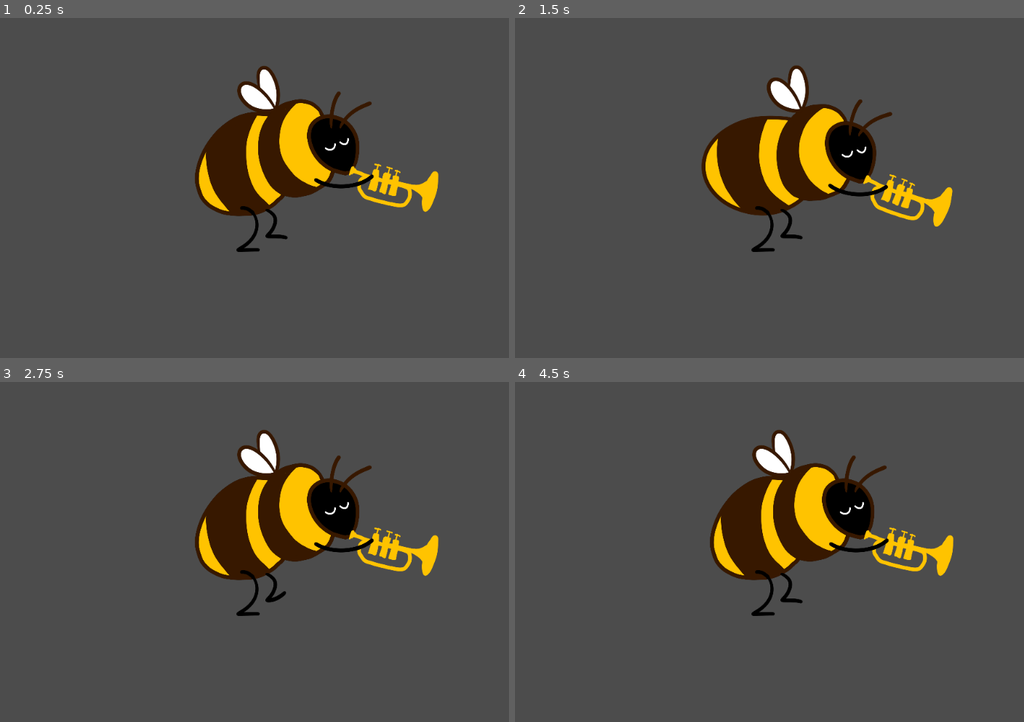
Above: before the commit, frames 1-4 (two rows, left to right).
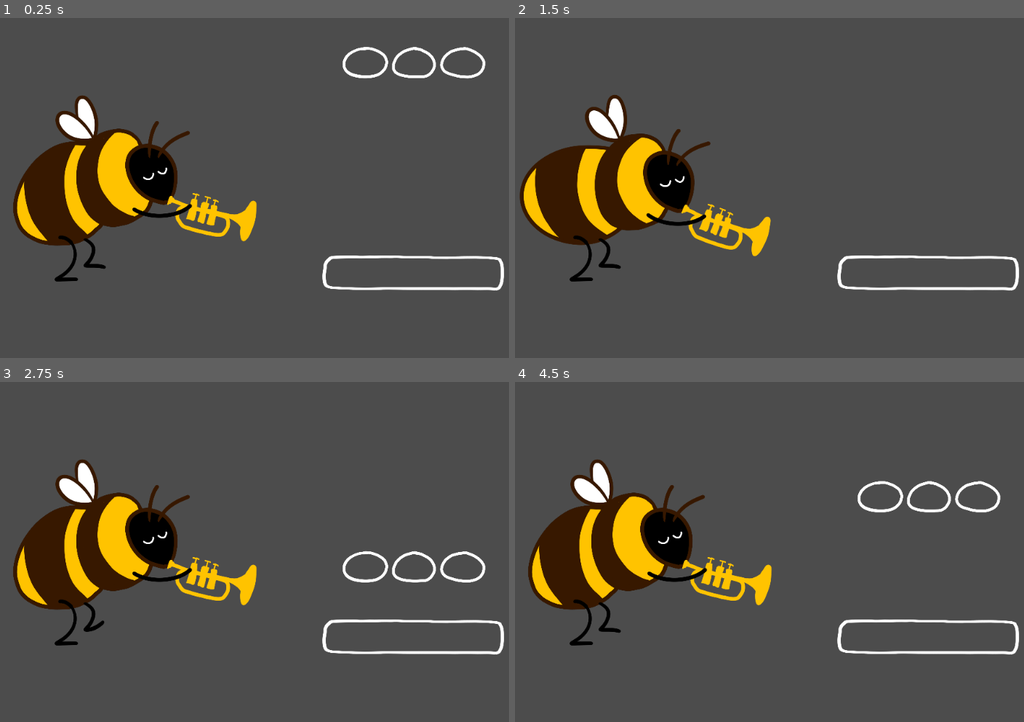
Above: after the commit, the same moments.

Repository: proximadams/Bee-Major
Game: Godot game, scene res://Scenes/MainScene.tscn
Two runs of this game, one before a commit and one after it. Both use one fixed random seed, a clock stepped at 60 frames per second and the inputs below. Before the commit the project starts from res://Scenes/Bee.tscn.
Inputs:
- Up to frame 1 (0.25 s): no input
- Up to frame 2 (1.5 s): no input
- Up to frame 3 (2.75 s): no input
- Up to frame 4 (4.5 s): tap Enter at 3.5 s

The runs differ from the first frame. In frame 1, 21% of the frame differs, in the area x 2-100%, y 8-81%; in frame 2, 21%, in the area x 0-100%, y 13-81%; in frame 3, 21%; in frame 4, 21%.

Commit message:
Mock valves to play

Diff:
--- a/MainScene.tscn
+++ /dev/null
@@ -1,3 +0,0 @@
-[gd_scene format=2]
-
-[node name="MainScene" type="Node2D"]
--- a/Scenes/Bee.tscn
+++ b/Scenes/Bee.tscn
@@ -305,7 +305,6 @@
 }
 
 [node name="Bee" type="Node2D"]
-position = Vector2( 600, 268 )
 
 [node name="AnimationPlayer" type="AnimationPlayer" parent="."]
 autoplay = "Dance"
--- /dev/null
+++ b/Scenes/MainScene.tscn
@@ -0,0 +1,109 @@
+[gd_scene load_steps=8 format=2]
+
+[ext_resource path="res://Scenes/Bee.tscn" type="PackedScene" id=1]
+[ext_resource path="res://Sprites/Valves/Target.png" type="Texture" id=2]
+[ext_resource path="res://Sprites/Valves/Finger1Hollow.png" type="Texture" id=3]
+[ext_resource path="res://Sprites/Valves/Finger2Hollow.png" type="Texture" id=4]
+[ext_resource path="res://Sprites/Valves/Finger3Hollow.png" type="Texture" id=5]
+
+[sub_resource type="Animation" id=1]
+resource_name = "Mock"
+length = 2.0
+loop = true
+tracks/0/type = "value"
+tracks/0/path = NodePath("../Note:position")
+tracks/0/interp = 1
+tracks/0/loop_wrap = true
+tracks/0/imported = false
+tracks/0/enabled = true
+tracks/0/keys = {
+"times": PoolRealArray( 0, 1, 2 ),
+"transitions": PoolRealArray( 1, 1, 1 ),
+"update": 0,
+"values": [ Vector2( 0, -300 ), Vector2( 0, 3000 ), Vector2( 0, 6300 ) ]
+}
+tracks/1/type = "value"
+tracks/1/path = NodePath("../Note:modulate")
+tracks/1/interp = 1
+tracks/1/loop_wrap = true
+tracks/1/imported = false
+tracks/1/enabled = true
+tracks/1/keys = {
+"times": PoolRealArray( 0, 1, 1.1, 2 ),
+"transitions": PoolRealArray( 1, 1, 1, 1 ),
+"update": 0,
+"values": [ Color( 1, 1, 1, 1 ), Color( 1, 1, 1, 1 ), Color( 1, 1, 1, 0.0392157 ), Color( 1, 1, 1, 0.0392157 ) ]
+}
+
+[sub_resource type="Animation" id=2]
+length = 0.001
+tracks/0/type = "value"
+tracks/0/path = NodePath("../Note:position")
+tracks/0/interp = 1
+tracks/0/loop_wrap = true
+tracks/0/imported = false
+tracks/0/enabled = true
+tracks/0/keys = {
+"times": PoolRealArray( 0 ),
+"transitions": PoolRealArray( 1 ),
+"update": 0,
+"values": [ Vector2( 0, -300 ) ]
+}
+tracks/1/type = "value"
+tracks/1/path = NodePath("../Note:modulate")
+tracks/1/interp = 1
+tracks/1/loop_wrap = true
+tracks/1/imported = false
+tracks/1/enabled = true
+tracks/1/keys = {
+"times": PoolRealArray( 0 ),
+"transitions": PoolRealArray( 1 ),
+"update": 0,
+"values": [ Color( 1, 1, 1, 1 ) ]
+}
+tracks/2/type = "value"
+tracks/2/path = NodePath(".:scale")
+tracks/2/interp = 1
+tracks/2/loop_wrap = true
+tracks/2/imported = false
+tracks/2/enabled = true
+tracks/2/keys = {
+"times": PoolRealArray( 0 ),
+"transitions": PoolRealArray( 1 ),
+"update": 0,
+"values": [ Vector2( 1.2, 1 ) ]
+}
+
+[node name="MainScene" type="Node2D"]
+
+[node name="Bee" parent="." instance=ExtResource( 1 )]
+position = Vector2( 280, 320 )
+
+[node name="Valves" type="Node2D" parent="."]
+
+[node name="AnimationPlayer" type="AnimationPlayer" parent="Valves"]
+root_node = NodePath("../sprites/Target")
+autoplay = "Mock"
+anims/Mock = SubResource( 1 )
+anims/RESET = SubResource( 2 )
+
+[node name="sprites" type="Node2D" parent="Valves"]
+position = Vector2( 800, 0 )
+scale = Vector2( 0.15, 0.15 )
+
+[node name="Note" type="Node2D" parent="Valves/sprites"]
+position = Vector2( 0, -300 )
+
+[node name="Finger1" type="Sprite" parent="Valves/sprites/Note"]
+texture = ExtResource( 3 )
+
+[node name="Finger2" type="Sprite" parent="Valves/sprites/Note"]
+texture = ExtResource( 4 )
+
+[node name="Finger3" type="Sprite" parent="Valves/sprites/Note"]
+texture = ExtResource( 5 )
+
+[node name="Target" type="Sprite" parent="Valves/sprites"]
+position = Vector2( 0, 3000 )
+scale = Vector2( 1.2, 1 )
+texture = ExtResource( 2 )
--- a/project.godot
+++ b/project.godot
@@ -11,7 +11,7 @@
 [application]
 
 config/name="Bee Major"
-run/main_scene="res://Scenes/Bee.tscn"
+run/main_scene="res://Scenes/MainScene.tscn"
 config/icon="res://icon.png"
 
 [gui]
Binary file added: Sprites/Valves/Finger1Filled.png
Not shown, added: Sprites/Valves/Finger1Filled.png.import
Binary file added: Sprites/Valves/Finger1Hollow.png
Not shown, added: Sprites/Valves/Finger1Hollow.png.import
Binary file added: Sprites/Valves/Finger2Filled.png
Not shown, added: Sprites/Valves/Finger2Filled.png.import
Binary file added: Sprites/Valves/Finger2Hollow.png
Not shown, added: Sprites/Valves/Finger2Hollow.png.import
Binary file added: Sprites/Valves/Finger3Filled.png
Not shown, added: Sprites/Valves/Finger3Filled.png.import
Binary file added: Sprites/Valves/Finger3Hollow.png
Not shown, added: Sprites/Valves/Finger3Hollow.png.import
(and 5 more such lines)
